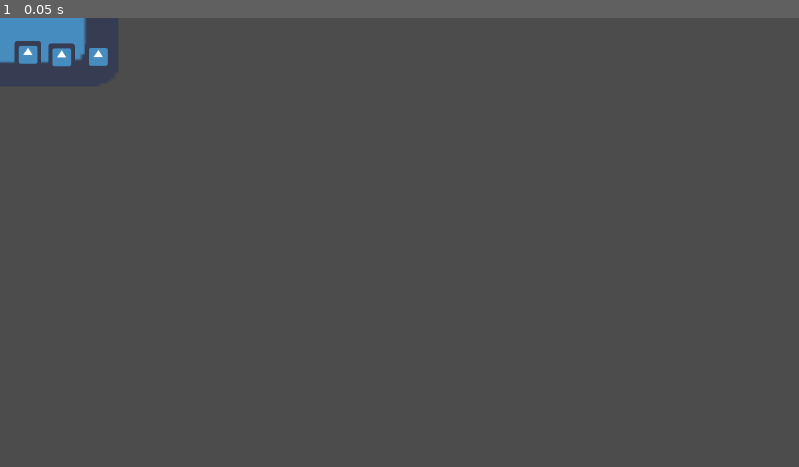
Above: before the commit, frame 1.
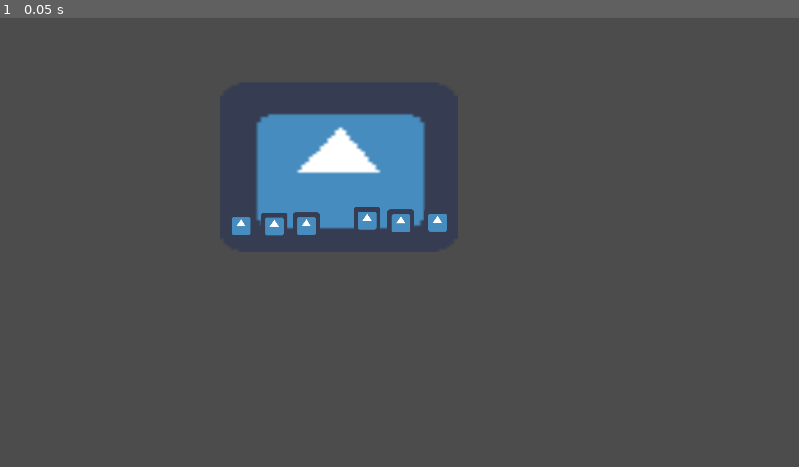
Above: after the commit, the same moment.

Repository: ctathkren/2-week-rhythm
Game: Godot game, scene res://game/scenes/main/gameplay.tscn
The game is run twice, just before and just after one commit, with the same random seed, the same clock (stepped at 60 frames per second) and the same inputs. Before the commit the project has no main scene; this scene is started directly in both runs. The engine's default icon, where the game draws it, is replaced by a stand-in: a white triangle on a blue panel in a dark square.
Inputs:
- Up to frame 1 (0.05 s): no input

The runs differ from the first frame. In frame 1, 6.5% of the frame differs, in the area x 0-56%, y 0-49%.

Commit message:
ran lawrence's initial 2D version
- changed header name of button.gd from extends Area2D to extends Node2D
- added key_E under input map under project settings

Diff:
--- a/HYMN/game/scenes/components/button.gd
+++ b/HYMN/game/scenes/components/button.gd
@@ -1,4 +1,4 @@
-extends Area2D
+extends Node2D
 
 var COLUMN_NUMBER
 var input_key = "KEY_E"
--- a/HYMN/game/scenes/main/gameplay.tscn
+++ b/HYMN/game/scenes/main/gameplay.tscn
@@ -5,6 +5,7 @@
 [ext_resource path="res://game/scenes/main/gameplay.gd" type="Script" id=3]
 
 [node name="Gameplay" type="Node2D"]
+position = Vector2( 815, 399 )
 script = ExtResource( 3 )
 
 [node name="Background" type="Sprite" parent="."]
--- a/HYMN/project.godot
+++ b/HYMN/project.godot
@@ -11,6 +11,7 @@
 [application]
 
 config/name="HYMN"
+run/main_scene="res://game/scenes/main/gameplay.tscn"
 config/icon="res://icon.png"
 
 [display]
@@ -24,6 +25,14 @@
 
 common/drop_mouse_on_gui_input_disabled=true
 
+[input]
+
+KEY_E={
+"deadzone": 0.5,
+"events": [ Object(InputEventKey,"resource_local_to_scene":false,"resource_name":"","device":0,"alt":false,"shift":false,"control":false,"meta":false,"command":false,"pressed":false,"scancode":0,"physical_scancode":69,"unicode":0,"echo":false,"script":null)
+ ]
+}
+
 [physics]
 
 common/enable_pause_aware_picking=true
